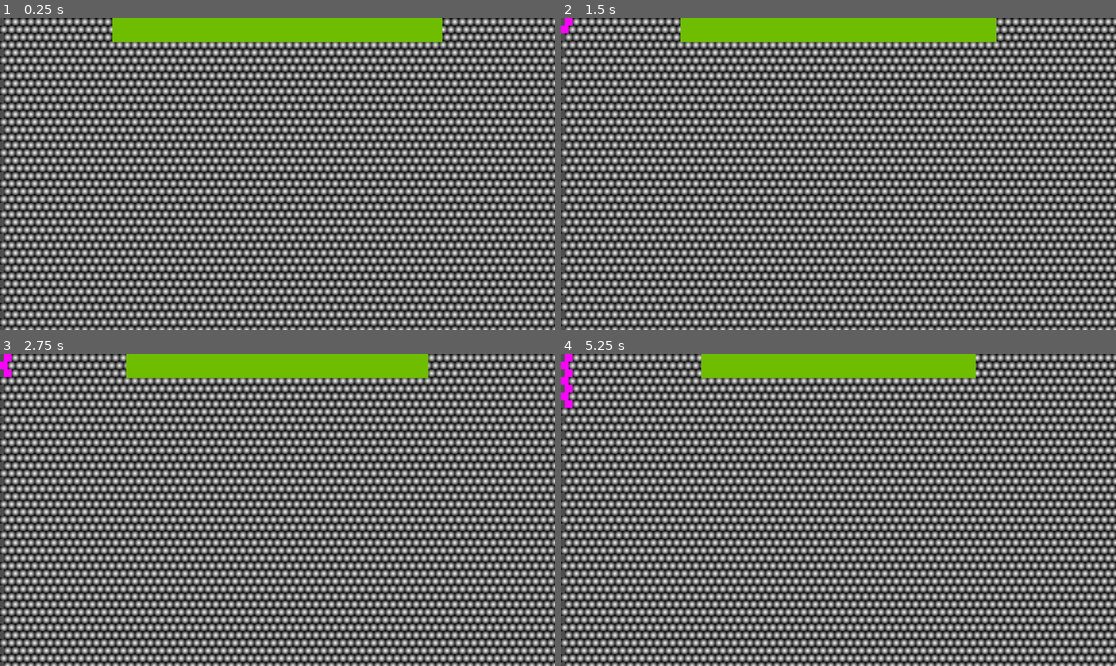
Above: before the commit, frames 1-4 (two rows, left to right).
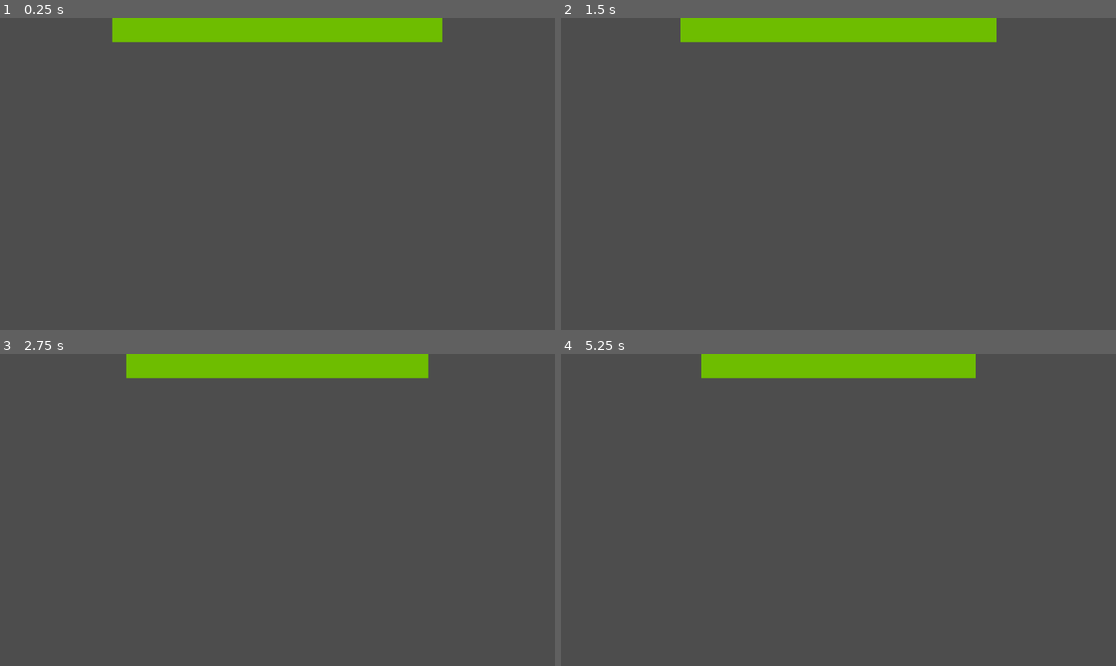
Above: after the commit, the same moments.

Repository: snappy-cobra/GGJ25
Game: Godot game, scene res://scenes/world.tscn
Same seed, same stepped clock (60 frames per second), same inputs: the game is played once before the commit and once after it.
Inputs (mouse positions are in pixels of both pictures, inside the frame that each line leads up to):
- Up to frame 1 (0.25 s): no input
- Up to frame 2 (1.5 s): tap Enter at 0.5 s; move the mouse to (566, 21) at 0.52 s; click (566, 21) at 0.67 s; tap Space at 1.25 s; move the mouse to (566, 30) at 1.27 s; click (566, 30) at 1.42 s
- Up to frame 3 (2.75 s): move the mouse to (5, 372) at 2.02 s; click (5, 372) at 2.17 s
- Up to frame 4 (5.25 s): tap Enter at 2.75, 5 s; move the mouse to (566, 382) at 2.77 s; click (566, 382) at 2.92 s; tap Space at 3.5 s; move the mouse to (566, 388) at 3.52 s; click (566, 388) at 3.67 s; move the mouse to (566, 397) at 4.27 s; click (566, 397) at 4.42 s; move the mouse to (566, 403) at 5.02 s; click (566, 403) at 5.17 s

The runs differ from the first frame. In frame 1, 63% of the frame differs, in the area x 0-100%, y 0-100%; in frame 2, 63%; in frame 3, 63%; in frame 4, 63%.
Error after the commit: Parse Error: Preload file "res://scenes/bubbles.tscn" does not exist. (res://code/bubbles.gd:6)

Commit message:
bubbles is created on demand

Diff:
--- a/game/code/bubble.gd
+++ b/game/code/bubble.gd
@@ -36,8 +36,8 @@
 
 
 func _on_debug_input_input_event(viewport: Node, event: InputEvent, shape_idx: int) -> void:
-	if event is InputEventMouseButton:
-		pop(get_node("../../Players").debug_player)
+	if event is InputEventMouseButton and event.pressed:
+		get_tree().get_root().get_node("World")._on_tap(pos, "debug_player_"+str(event.button_index))
 
 func view_json() -> Dictionary:
 	return {"taps": taps, "taps_max": taps_max, "popped_by": popped_by.id}
--- a/game/code/bubbles.gd
+++ b/game/code/bubbles.gd
@@ -1,17 +1,24 @@
+class_name Bubbles
 extends Node2D
 
 var bubbles: Dictionary = {}
 var size: Vector2i
+const bubbles_scene = preload("res://scenes/bubbles.tscn")
 
-func _ready() -> void:
-	setup_grid(Vector2i(100,50))
+static func create() -> Bubbles:
+	var bubbles: Bubbles = bubbles_scene.instantiate()
+	bubbles.setup_grid(Vector2i(100, 50))
+	return bubbles
 
 func setup_grid(size: Vector2i) -> void:
 	self.size = size
 	for x in size.x:
 		for y in size.y:
 			var pos := Vector2i(x, y)
-			var bubble := Bubble.create(pos, 1)
+			var weight: int = 1
+			if randf() < 0.1:
+				weight = randi_range(3, 8)
+			var bubble := Bubble.create(pos, weight)
 			bubbles[pos] = bubble
 			add_child(bubble)
 
--- a/game/code/phoenix_input.gd
+++ b/game/code/phoenix_input.gd
@@ -43,9 +43,8 @@
 
 
 
-func send_game_state() -> void:
-	channel.push(%Bubbles.view_json())
-
+func send_game_state(state: Dictionary) -> void:
+	channel.push("game_state", state)
 
 #
 # Socket events
--- a/game/code/player.gd
+++ b/game/code/player.gd
@@ -13,7 +13,7 @@
 var display_name: String
 var team: Team
 
-static func create(id: String, display_name: String, team: Team = null) -> Player:
+static func create(id: String, display_name: String, team: Team) -> Player:
 	var player = player_scene.instantiate()
 	player.id = id
 	player.name = id
--- a/game/code/players.gd
+++ b/game/code/players.gd
@@ -10,7 +10,6 @@
 	Player.Team.new("BLUE", Color(0, 0, 1))
 ]
 var next_team: int = 0
-var debug_player: Player = Player.create("debug", "debug", Player.Team.new("debug", Color(1, 0, 1)))
 var players: Array[Player] = []
 
 class EmptyResult:
@@ -30,7 +29,7 @@
 func player_join(id: String) -> EmptyResult:
 	if has_node(id):
 		return EmptyResult.err("Player %s already exists" % id)
-	var player: Player = Player.create(id, id) #, teams[next_team]) assign teams when game starts
+	var player: Player = Player.create(id, id, teams.pick_random()) #, teams[next_team]) assign teams when game starts
 	# next_team = (next_team + 1) % teams.size()
 	add_child(player)
 	players.append(player)
--- a/game/code/world.gd
+++ b/game/code/world.gd
@@ -1,28 +1,36 @@
 extends Node2D
 
 signal start(players: Array[Player], w: int, h: int)
-# Called when the node enters the scene tree for the first time.
+
+enum State {LOBBY, RUNNING}
+var state: State = State.LOBBY
+var bubbles: Bubbles
+
 func _ready() -> void:
-	pass # Replace with function body.
-
-
+	# debug only; don't want to wait for players
+	start_game()
 
 func _on_tap(pos: Vector2i, player_id: String) -> void:
 	if !%Players.has_player(player_id):
-		%Players.player_join(player_id)
-	var player = %Players.get_player(player_id)
-	%Bubbles.pop(pos, player)
+		_on_player_join(player_id)
+	if state == State.RUNNING:
+		var player = %Players.get_player(player_id)
+		bubbles.pop(pos, player)
 
 func _on_player_join(player_id: String) -> void:
 	%Players.player_join(player_id)
+	if state == State.LOBBY && %Players.is_full():
+		start_game()
 
 
 func _on_player_leave(player_id: String) -> void:
 	%Players.player_leave(player_id)
 
-# Called every frame. 'delta' is the elapsed time since the previous frame.
-func _process(delta: float) -> void:
-	pass
+func start_game() -> void:
+	bubbles = Bubbles.create()
+	add_child(bubbles)
+	state = State.RUNNING
+
 
 func _on_players_enough_players_joined(players: Array[Player]) -> void:
 
@@ -31,3 +39,8 @@
 	var height: int = 8
 	start.emit(players, width, height)
 	pass
+
+
+func _on_heartbeat_timeout() -> void:
+	if bubbles != null:
+		$PhoenixInput.send_game_state(bubbles.view_json)
--- a/game/scenes/world.tscn
+++ b/game/scenes/world.tscn
@@ -1,10 +1,9 @@
-[gd_scene load_steps=7 format=3 uid="uid://cswy8e8u3047b"]
+[gd_scene load_steps=6 format=3 uid="uid://cswy8e8u3047b"]
 
 [ext_resource type="Script" path="res://code/world.gd" id="1_le5jl"]
 [ext_resource type="Script" path="res://code/players.gd" id="2_qriy4"]
 [ext_resource type="Script" path="res://code/phoenix_input.gd" id="3_6kcq6"]
 [ext_resource type="PackedScene" uid="uid://clcyvn2gf0kae" path="res://scenes/timer_bar.tscn" id="4_j3cyd"]
-[ext_resource type="Script" path="res://code/bubbles.gd" id="4_sei7x"]
 [ext_resource type="Script" path="res://scenes/game_logic.gd" id="5_7s8de"]
 
 [node name="World" type="Node2D"]
@@ -17,18 +16,17 @@
 unique_name_in_owner = true
 script = ExtResource("2_qriy4")
 
-[node name="Bubbles" type="Node2D" parent="."]
-script = ExtResource("4_sei7x")
-
 [node name="TimerBar" parent="." instance=ExtResource("4_j3cyd")]
 modulate = Color(0.43038, 0.739638, 3.85046e-07, 1)
 
 [node name="GameLogic" type="Node" parent="."]
 script = ExtResource("5_7s8de")
 
+[node name="Heartbeat" type="Timer" parent="."]
+
 [connection signal="start" from="." to="GameLogic" method="_on_world_start"]
 [connection signal="player_join" from="PhoenixInput" to="." method="_on_player_join"]
 [connection signal="player_leave" from="PhoenixInput" to="." method="_on_player_leave"]
 [connection signal="tap" from="PhoenixInput" to="." method="_on_tap"]
 [connection signal="enough_players_joined" from="Players" to="." method="_on_players_enough_players_joined"]
-[connection signal="game_started" from="GameLogic" to="Bubbles" method="_on_game_logic_game_started"]
+[connection signal="timeout" from="Heartbeat" to="." method="_on_heartbeat_timeout"]
